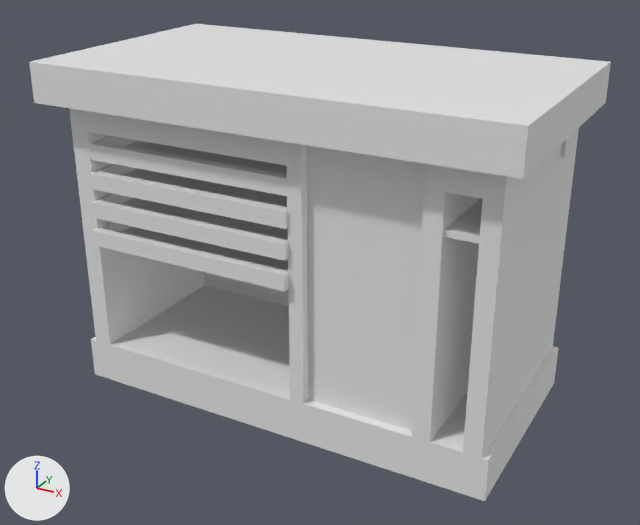
A saved change to the Blender file Blender/Work Bench.blend.
Both versions are drawn from a 50 mm lens placed at (4.49, -8.29, 5.6), pointed at (0.09, -0.3, 1.6). Arrows for +X, +Y and +Z are at lower left; the lights stay in place. The same objects are shown in both versions, whatever each file hides.
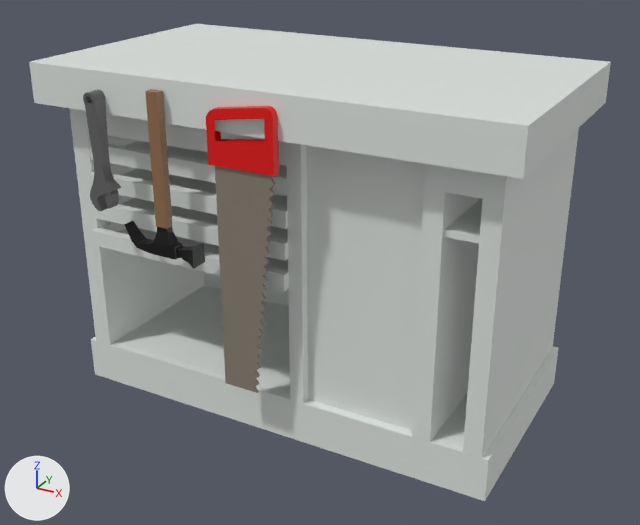
Where the change shows, as pixel boxes [x1, y1, x2, y2] in the pictures (640 x 525 px):
'Cube.003', added: after [206, 106, 279, 393]
    faces in mat_material_001 (grey #8b8175): [215, 166, 276, 393]
    faces in mat_material (red #e70300): [206, 106, 279, 176]
'Cube.002', added: after [83, 89, 121, 211]
'Cube.005', added (brown): after [145, 89, 173, 229]
'Cube.004', added (black): after [125, 221, 205, 269]
'Cube.001', no longer drawn: before [561, 134, 572, 157]

What changed in the scene script:
```text
Add mat_material_001:
    mat_material_001 = principled_material('Material.001')
    mat_material_001.base_color = (0.259, 0.221, 0.177)  # grey #8b8175
Add mat_material:
    mat_material = principled_material('Material')
    mat_material.base_color = (0.8, 0.000834, 0.0)  # red #e70300
Add mat_material_002:
    mat_material_002 = principled_material('Material.002')
    mat_material_002.base_color = (0.13, 0.13, 0.13)  # dark grey #656565
Add mat_material_004:
    mat_material_004 = principled_material('Material.004')
    mat_material_004.base_color = (0.299, 0.157, 0.076)  # brown #956e4e
Add mat_material_003:
    mat_material_003 = principled_material('Material.003')
    mat_material_003.base_color = (0.0, 0.0, 0.0)  # black #000000
Add me_cube_004:
    me_cube_004.from_pydata(...)  # 684 vertices, 674 faces; spans x -6.38..6.52, y -2.62..3.03, z -1.89..1.24
    # faces by material slot: [582, 92]
    me_cube_004.materials.append(mat_material_001)  # grey #8b8175
    me_cube_004.materials.append(mat_material)  # red #e70300
Add me_cube_003:
    me_cube_003.from_pydata(...)  # 200 vertices, 205 faces; spans x -10.7..10.7, y -1.5..1.5, z -3.1..2.6
    me_cube_003.materials.append(mat_material_002)  # dark grey #656565
Add me_cube_007:
    me_cube_007.from_pydata(...)  # a box spanning x -1.0..1.0, y -1.0..1.0, z -1.0..13.09
    me_cube_007.materials.append(mat_material_004)  # brown #956e4e
Add me_cube_006:
    me_cube_006.from_pydata(...)  # 64 vertices, 62 faces; spans x -4.3..3.74, y -0.7..0.7, z -1.77..3.6
    me_cube_006.materials.append(mat_material_003)  # black #000000
Change ob_cube_001:
    ob_cube_001.location: (2.07, 0.6, 2.93) -> (-0.98, -1.64, 2.18)
    ob_cube_001.rotation_euler: (0.0, 0.0, 0.0) -> (0.0, 3.142, 3.142)  # degrees (0, 0, 0) -> degrees (0, 180, 180)
Add ob_cube_003:
    ob_cube_003 = bpy.data.objects.new('Cube.003', me_cube_004)
    ob_cube_003.location = (-0.08, -1.63, 2.14)
    ob_cube_003.rotation_euler = (0.0, 4.712, 0.0)  # degrees (0, 270, 0)
    ob_cube_003.scale = (0.236, 0.0159, 0.236)
Add ob_cube_002:
    ob_cube_002 = bpy.data.objects.new('Cube.002', me_cube_003)
    ob_cube_002.location = (-1.72, -1.67, 2.98)
    ob_cube_002.rotation_euler = (0.0, 4.712, 0.0)  # degrees (0, 270, 0)
    ob_cube_002.scale = (0.0588, 0.0588, 0.0588)
Add ob_cube_005:
    ob_cube_005 = bpy.data.objects.new('Cube.005', me_cube_007)
    ob_cube_005.location = (-0.98, -1.64, 2.4)
    ob_cube_005.scale = (0.0711, 0.0448, 0.0986)
Add ob_cube_004:
    ob_cube_004 = bpy.data.objects.new('Cube.004', me_cube_006)
    ob_cube_004.location = (-0.98, -1.64, 2.18)
    ob_cube_004.rotation_euler = (0.0, 3.142, 3.142)  # degrees (0, 180, 180)
    ob_cube_004.scale = (0.11, 0.143, 0.0655)
```
